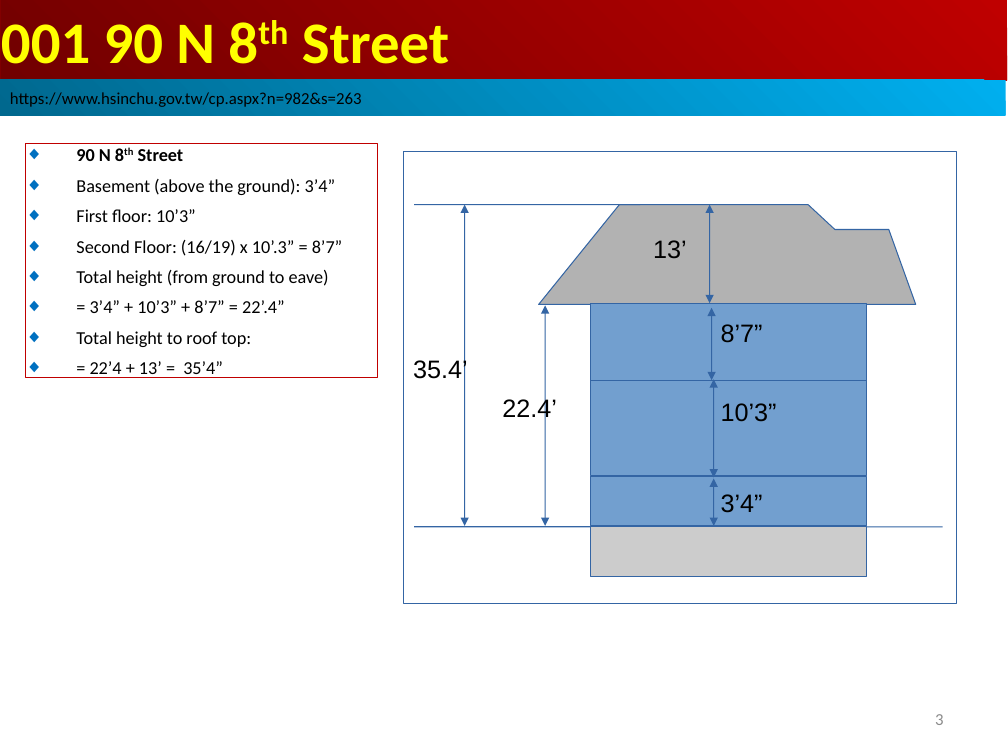
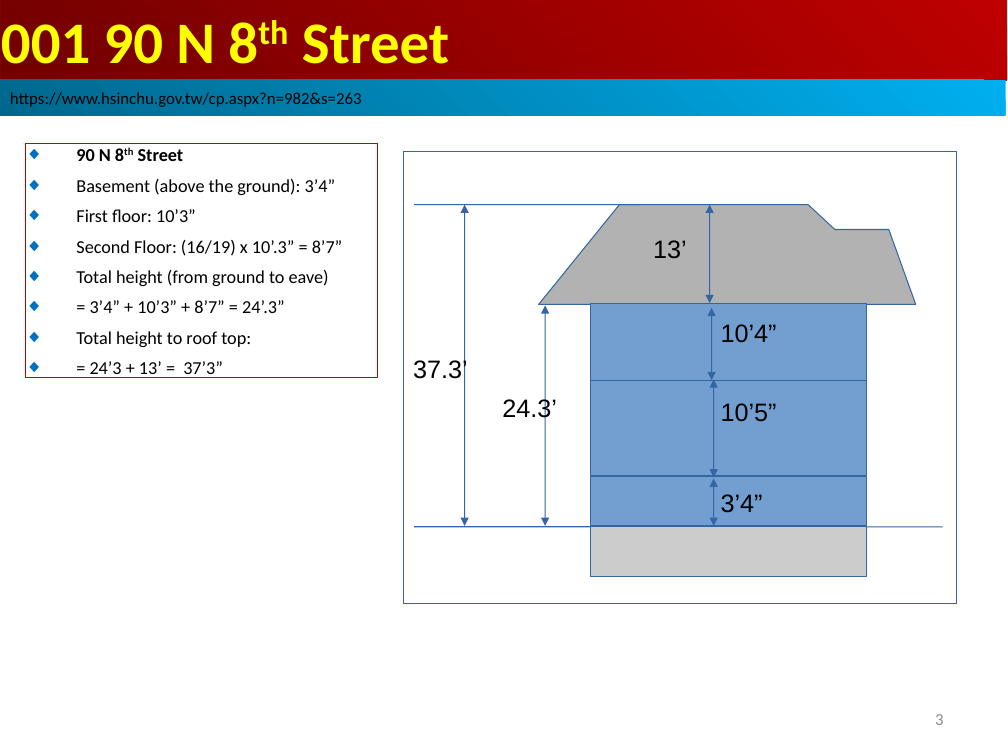
Before and after one commit to peterhchen/1000_Family, a slide deck: slide 3 of Real_Estate/SanJose_90_8th/000_90N8th_SanJose_Roof.ppt. Drawn at 1008x756 pixels with LibreOffice and Linux fonts; fonts in the diff are those of the drawing. Boxes give left, top, right and bottom in pixels: in the first picture for what was removed or moved away, otherwise in the second. Text is boxed around its words. In the diff, an @@ line names an element or a change of style, - is before the commit and + after.

```diff
--- a/Real_Estate/SanJose_90_8th/000_90N8th_SanJose_Roof.ppt
+++ b/Real_Estate/SanJose_90_8th/000_90N8th_SanJose_Roof.ppt
@@ text in rectangle at (x1=90, y1=300, x2=285, y2=313): text changed @@
-◆ = 3’4” + 10’3” + 8’7” = 22’.4”
+◆ = 3’4” + 10’3” + 8’7” = 24’.3”
@@ text at (x1=721, y1=324, x2=777, y2=343): text changed @@
-8’7”
+10’4”
@@ text at (x1=413, y1=357, x2=468, y2=383): text changed @@
-35.4’
+37.3’
@@ text in rectangle at (x1=90, y1=361, x2=223, y2=378): text changed @@
-◆ = 22’4 + 13’ = 35’4”
+◆ = 24’3 + 13’ = 37’3”
@@ text at (x1=502, y1=397, x2=557, y2=423): text changed @@
-22.4’
+24.3’
@@ text at (x1=721, y1=403, x2=777, y2=422): text changed @@
-10’3”
+10’5”
```
Also in this commit, not shown: 1 other slide changed.
